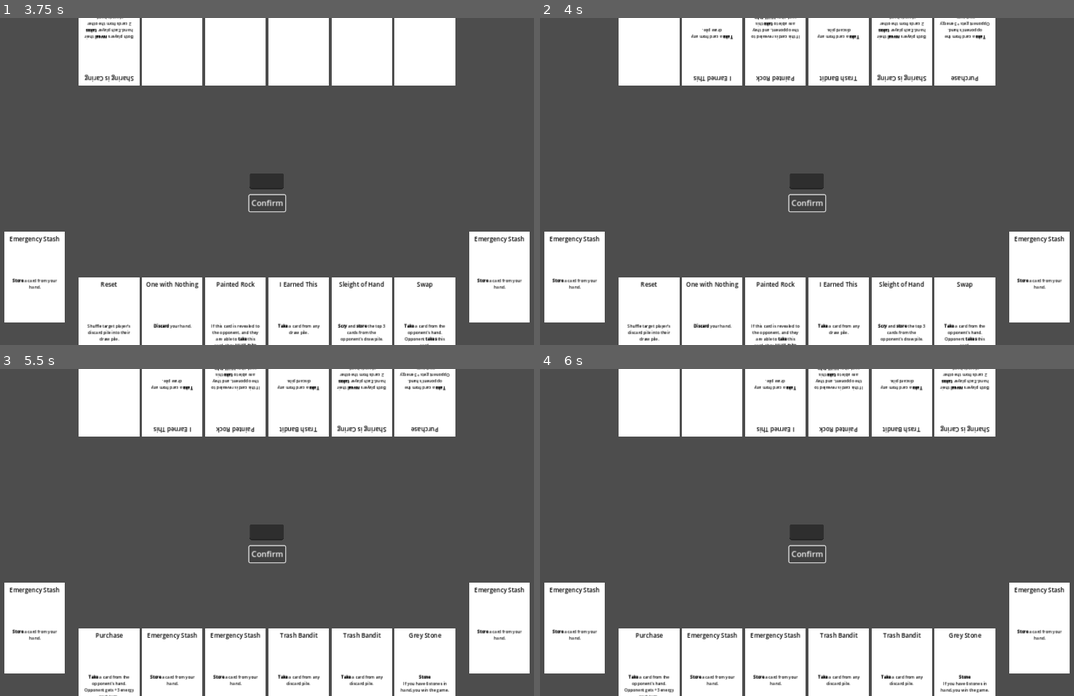
Above: before the commit, frames 1-4 (two rows, left to right).
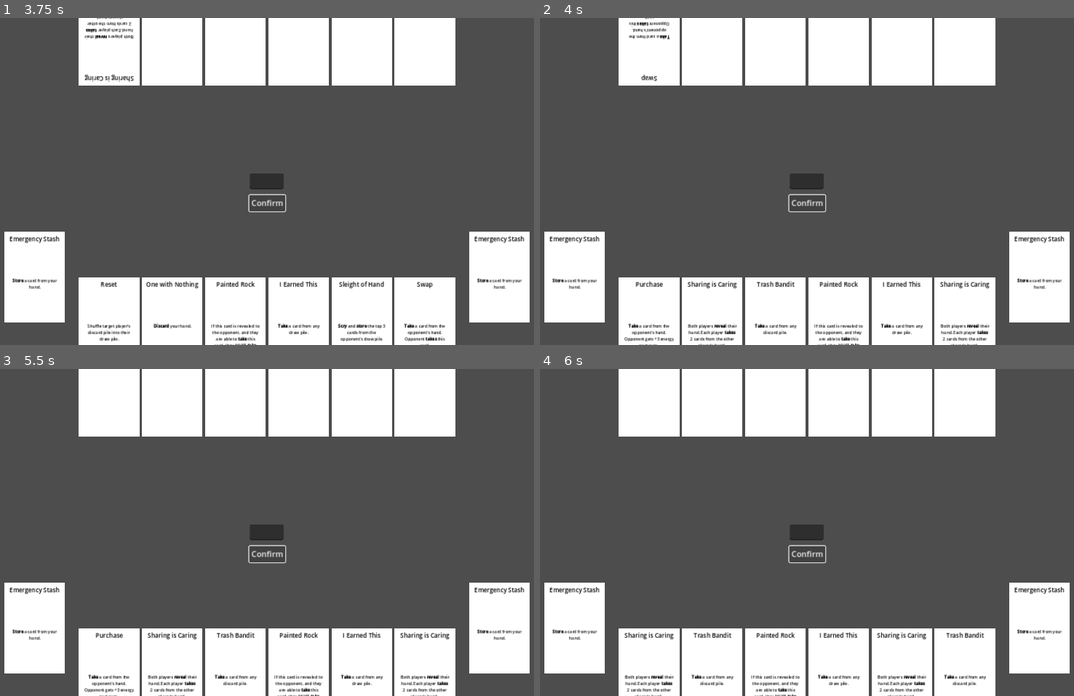
Above: after the commit, the same moments.

Repository: Slaith12/Card-Game
Game: Godot game, scene res://Main Game.tscn
The game is run twice, just before and just after one commit, with the same random seed, the same clock (stepped at 60 frames per second) and the same inputs.
Inputs (mouse positions are in pixels of both pictures, inside the frame that each line leads up to):
- Up to frame 1 (3.75 s): click (267, 181) at 0.52 s; type "12" at 0.6 s; click "Confirm" at 1.25 s; click "Confirm" at 2 s; click "Confirm" at 2.75 s; tap Enter at 3.5 s; hold D (dump_known) from 3.53 s (still down)
- Up to frame 2 (4 s): keep holding D (dump_known); tap R (reveal) at 3.8 s
- Up to frame 3 (5.5 s): tap Space at 4.25 s; release D (dump_known) at 4.28 s; tap R (reveal) at 4.35, 5.3 s; tap D (dump_known) at 4.55 s; tap Enter at 5 s; hold F (dump_all) from 5.03 s (still down)
- Up to frame 4 (6 s): tap Space at 5.75 s; release F (dump_all) at 5.78 s; tap D (dump_known) at 5.85 s

Frame 1 is identical in both runs. In frame 2, 3.4% of the frame differs, in the area x 15-85%, y 0-100%; in frame 3, 2.6%; in frame 4, 2.7%.
Error in both runs: Invalid access of index '12' on a base object of type: 'Array[GameCard]'. (res://Main)

Commit message:
improved debug tools

Diff:
--- a/Main Game.gd
+++ b/Main Game.gd
@@ -119,34 +119,34 @@
 
 func _input(event):
 	if event.is_action_pressed("reveal"):
-		for card in p2Hand:
-			card.revealState ^= 1
+		playingAs ^= 1
+		print("Viewing as player " + str(playingAs+1))
 		UpdateCardDisplay()
 
 	if event.is_action_pressed("dump_known"):
 		var line = "Your hand (size " + str(p1Hand.size()) + "): "
 		for card in p1Hand:
-			line += (cards[card.cardID].title + " [" + str(card.cardID) + "], ") if card.isRevealedTo(P1) else "Unknown, "
+			line += (cards[card.cardID].title + " [" + str(card.cardID) + "], ") if card.isRevealedTo(playingAs) else "Unknown, "
 		print(line)
 		line = "Enemy hand (size " + str(p2Hand.size()) + "): "
 		for card in p2Hand:
-			line += (cards[card.cardID].title + " [" + str(card.cardID) + "], ") if card.isRevealedTo(P1) else "Unknown, "
+			line += (cards[card.cardID].title + " [" + str(card.cardID) + "], ") if card.isRevealedTo(playingAs) else "Unknown, "
 		print(line)
 		line = "Your discard (size " + str(p1Discard.size()) + "): "
 		for card in p1Discard:
-			line += (cards[card.cardID].title + " [" + str(card.cardID) + "], ") if card.isRevealedTo(P1) else "Unknown, "
+			line += (cards[card.cardID].title + " [" + str(card.cardID) + "], ") if card.isRevealedTo(playingAs) else "Unknown, "
 		print(line)
 		line = "Enemy discard (size " + str(p2Discard.size()) + "): "
 		for card in p2Discard:
-			line += (cards[card.cardID].title + " [" + str(card.cardID) + "], ") if card.isRevealedTo(P1) else "Unknown, "
+			line += (cards[card.cardID].title + " [" + str(card.cardID) + "], ") if card.isRevealedTo(playingAs) else "Unknown, "
 		print(line)
 		line = "Your deck (size " + str(p1Deck.size()) + "): "
 		for card in p1Deck:
-			line += (cards[card.cardID].title + " [" + str(card.cardID) + "], ") if card.isRevealedTo(P1) else "Unknown, "
+			line += (cards[card.cardID].title + " [" + str(card.cardID) + "], ") if card.isRevealedTo(playingAs) else "Unknown, "
 		print(line)
 		line = "Enemy deck (size " + str(p2Deck.size()) + "): "
 		for card in p2Deck:
-			line += (cards[card.cardID].title + " [" + str(card.cardID) + "], ") if card.isRevealedTo(P1) else "Unknown, "
+			line += (cards[card.cardID].title + " [" + str(card.cardID) + "], ") if card.isRevealedTo(playingAs) else "Unknown, "
 		print(line)
 
 	if event.is_action_pressed("dump_all"):
